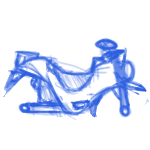
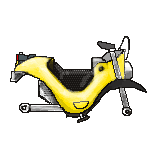
The second 150×150 image is a revision of the first. Changes to its layers:
added layer "Layer 5" above "Layer 2" over [11, 37, 145, 119]
added layer "Layer 2" above "Layer 3" over [10, 36, 147, 123]
added layer "Layer 3" above "Layer 1" over [10, 42, 145, 122]
hid "Layer 1" over [3, 37, 149, 121]
